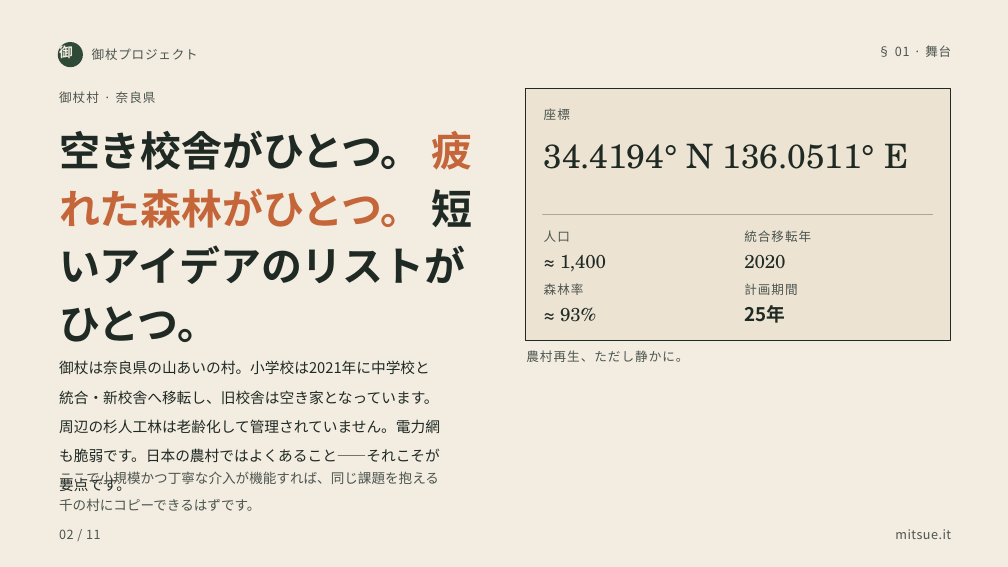
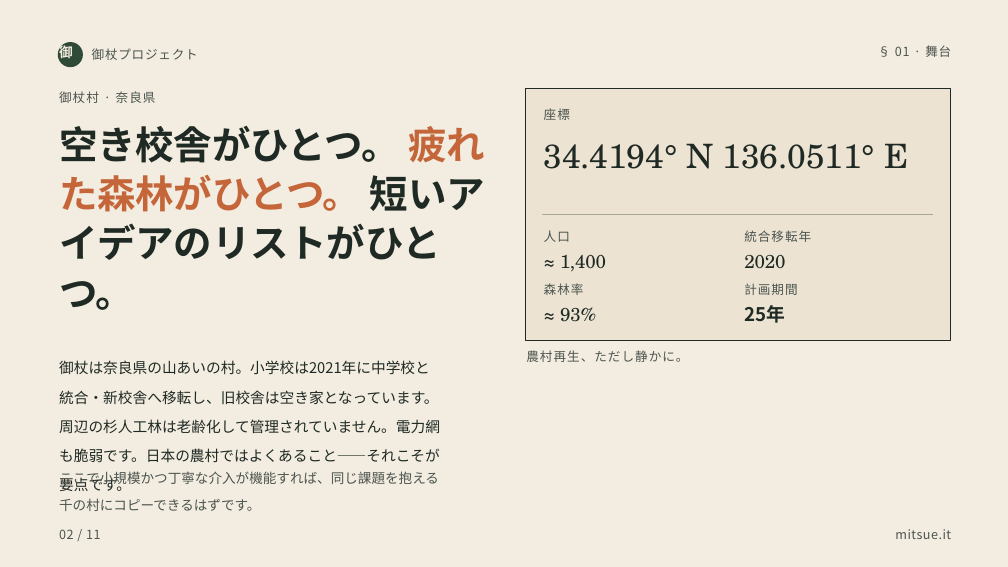
Before and after one commit to robouden/mitsue-ai-data-center, a slide deck: slide 2 of Mitsue Project Presentation - 日本語.pptx. Drawn at 1008x567 pixels with LibreOffice and Linux fonts; fonts in the diff are those of the drawing. Boxes give left, top, right and bottom in pixels: in the first picture for what was removed or moved away, otherwise in the second. Text is boxed around its words. In the diff, an @@ line names an element or a change of style, - is before the commit and + after.

```diff
--- a/Mitsue Project Presentation - 日本語.pptx
+++ b/Mitsue Project Presentation - 日本語.pptx
@@ text "空き校舎がひとつ。 疲れた森林がひとつ。 短いアイデアのリストがひとつ。" at bbox=[59, 126, 485, 310]: size 58.5 to 55 pt; line spacing 1.17 to 1.07 @@
```
Also in this commit, not shown: 1 other slide changed, 8 other files.
